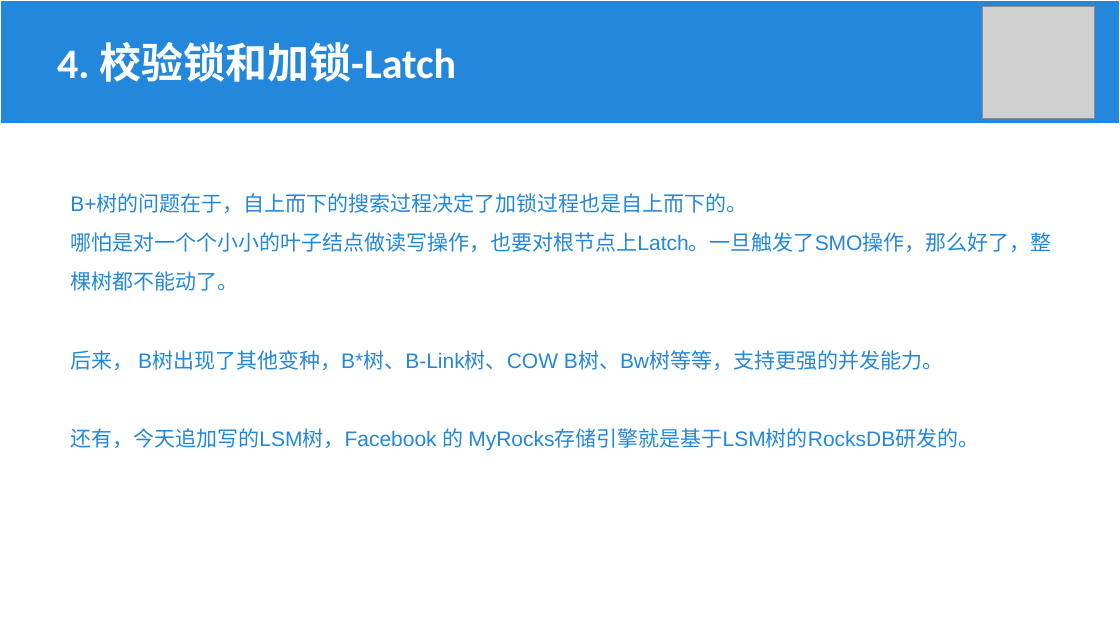
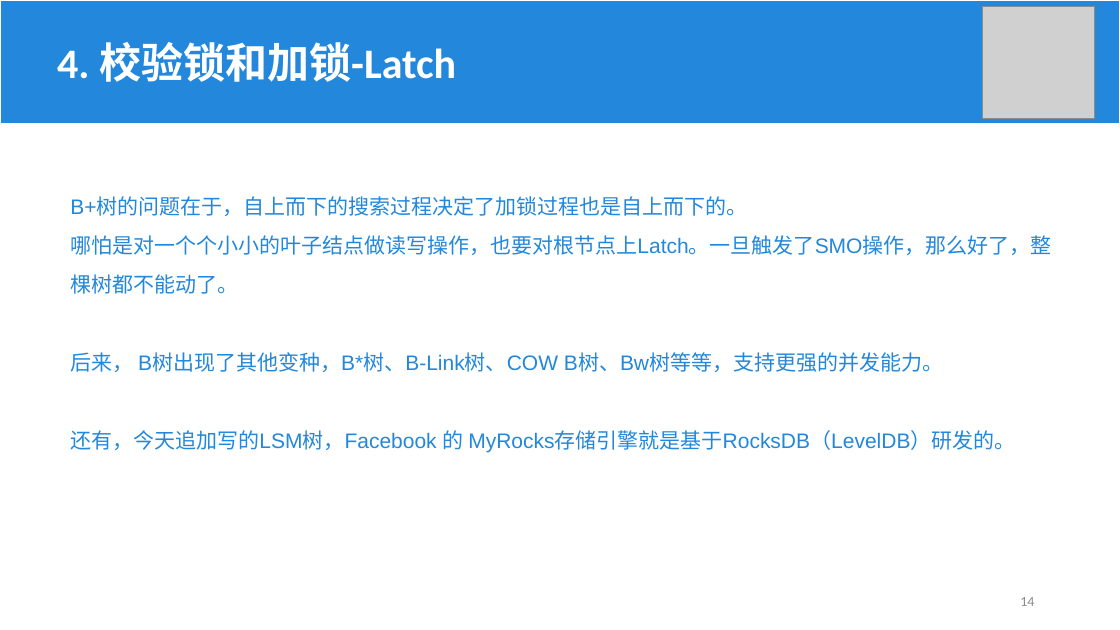
Before and after one commit to Khighness/bplustree, a slide deck: slide 14 of docs/cantai.pptx (slide 15 before the commit). Drawn at 1120x630 pixels with LibreOffice and Linux fonts; fonts in the diff are those of the drawing; grey boxes stand for pictures. Boxes give left, top, right and bottom in pixels: in the first picture for what was removed or moved away, otherwise in the second. Text is boxed around its words. In the diff, an @@ line names an element or a change of style, - is before the commit and + after.

```diff
--- a/docs/cantai.pptx
+++ b/docs/cantai.pptx
@@ text at [70,430,1015,453]: text changed @@
-还有，今天追加写的LSM树，Facebook 的 MyRocks存储引擎就是基于LSM树的RocksDB研发的。
+还有，今天追加写的LSM树，Facebook 的 MyRocks存储引擎就是基于RocksDB（LevelDB）研发的。
@@ page number added at [1020,597,1034,606], 12 pt, text #8C8C8C @@
+14
```
Also in this commit, not shown: 35 other slides changed, 1 slide removed, 1 other file.
